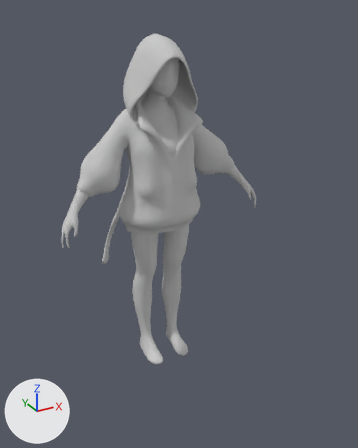
One commit to the FBX model Assets/PlayerCharacter/Animation/Ani_KMI_Sae_Rom/FBX_File/Attack_Melee_1.fbx: the scene before it, then after it.
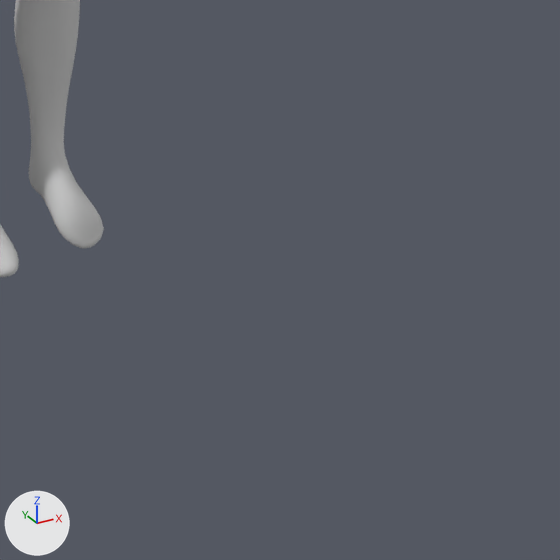
Each version is shown whole from a 50 mm camera at (-1.094, -2.217, 1.87) aimed at (-0.116, -0.439, 0.981), then close up on the part from 44% to 90% of the width and 63% to 100% of the height. Every picture has the same lights, and +X, +Y and +Z are marked at lower left. Where no turn or scale is listed for an object, it has been applied to the vertices.

Names of what the first close-up shows: 'Group58372'.
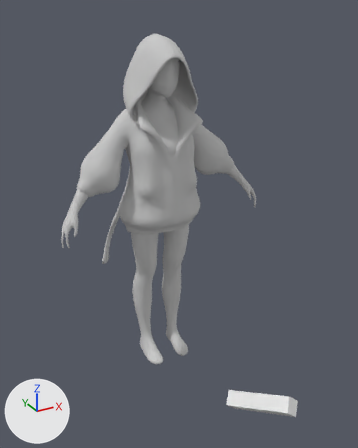
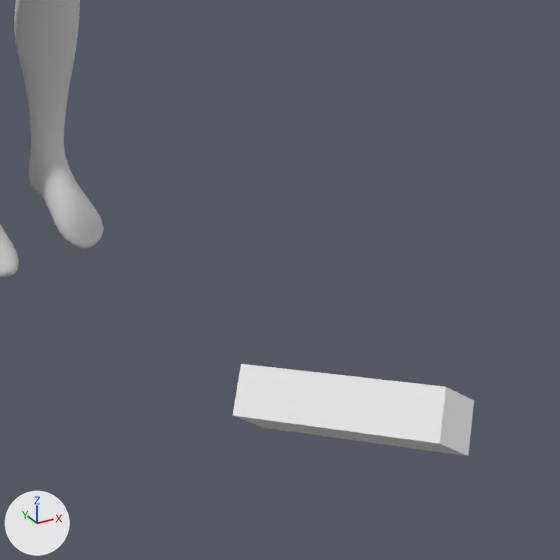
Commit message: *Attack_Melee_1 수정

Location of each change, (x1, y1, x2, y2) in pixels of the close-ups (560 x 560 px):
'Knife', added
    after: (233, 364, 474, 456)

What changed in the scene script:
```text
Add me_mesh_001:
    me_mesh_001.from_pydata([(-0.008, 0.011, 0.035), (-0.034, -0.016, 0.003), (0.034, 0.016, -0.003), (0.008, -0.011, -0.035), (0.086, -0.175, 0.115), (0.06, -0.202, 0.083), (0.128, -0.17, 0.076), (0.101, -0.197, 0.045)], [], [(0, 2, 3, 1), (4, 5, 7, 6), (0, 1, 5, 4), (1, 3, 7, 5), (3, 2, 6, 7), (2, 0, 4, 6)])
Add ob_knife:
    ob_knife = bpy.data.objects.new('Knife', me_mesh_001)
    ob_knife.location = (-0.313, -1.168, 0.658)
```
